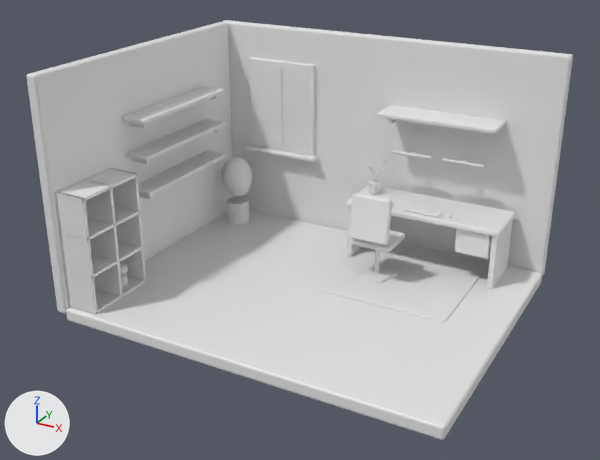
One commit to the glTF model public/3d/models/room.glb: the scene before it, then after it.
One viewpoint serves both versions: a camera (50 mm lens) standing at (4.45, -7.69, 4.69) and looking at (0.21, 0.01, 0.84). Every picture has the same lights, and +X, +Y and +Z are marked at lower left. The picture after the commit comes second. Vertices at exactly the same position are counted once.

Before the edit, the objects in view are built like this:
```python
me_room_baked = bpy.data.meshes.new('room_baked')
me_room_baked.from_pydata(...)  # 7250 vertices, 14156 faces; spans x -2.14..2.6, y -1.6..2.14, z -0.16..2.72
ob_room_baked = bpy.data.objects.new('room_baked', me_room_baked)
ob_room_baked.location = (0.0, 0.0, 0.0)
```
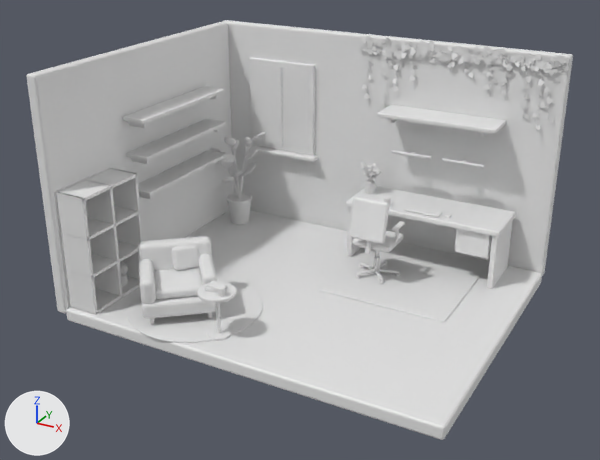
Changed parts and their boxes [x1, y1, x2, y2] in the pictures (600 x 460 px; the box of a moved part takes in the faces that stretch with it):
part 1 of me_room_baked, added: after [226, 193, 253, 204]
part 2 of me_room_baked, moved or reshaped (not visible before): after [239, 146, 247, 198]
part 3 of me_room_baked, added: after [228, 168, 239, 198]
part 4 of me_room_baked, added: after [233, 145, 239, 197]
part 5 of me_room_baked, built on: before [349, 162, 405, 283]; after [349, 35, 569, 285]
part 6 of me_room_baked, moved or reshaped: before [221, 157, 252, 225]; after [210, 132, 265, 225]
part 7 of me_room_baked, added: after [127, 236, 263, 343]

What changed in the scene script:
```text
Change me_room_baked:
    used by ob_room_baked; location = (0.0, 0.0, 0.0)
    remove me_room_baked.from_pydata(...)  # 7250 vertices, 14156 faces; spans x -2.14..2.6, y -1.6..2.14, z -0.16..2.72
    add me_room_baked.from_pydata(...)  # 17552 vertices, 29692 faces; spans x -2.14..2.6, y -1.63..2.14, z -0.16..2.76
    me_room_baked part 1: a new loose piece, a torus around z (ring radius 0.17, tube radius 0.018) spanning x -1.808..-1.432, y 1.362..1.738, z 0.342..0.378
    me_room_baked part 2: the loose piece of 16 vertices spanning x 0.35..0.4, y 1.57..1.66, z 0.92..1.16 is multiplied about its middle by the matrix ((-1.36, -2.855, -0.606), (2.906, -1.387, 0.015), (-0.274, -0.541, 3.162)), then moved by (-1.93, -0.07, -0.28)
    me_room_baked part 3: the loose piece of 16 vertices spanning x 0.4..0.47, y 1.66..1.78, z 0.92..1.19 is copied, and the copy is scaled about its middle by (-2.19, -0.876, 2.36), then moved by (-2.13, -0.22, -0.39); it spans x -1.78..-1.61, y 1.44..1.56, z 0.35..0.99
    me_room_baked part 4: the loose piece of 16 vertices spanning x 0.35..0.4, y 1.57..1.66, z 0.92..1.16 is copied, and the copy is multiplied about its middle by the matrix ((2.744, -1.741, -0.071), (1.711, 2.668, 0.719), (-0.327, -0.644, 3.169)), then moved by (-1.99, -0.13, -0.27); it spans x -1.63..-1.6, y 1.42..1.56, z 0.35..1.19
    me_room_baked part 5: 49 vertices moved within x 0.26..1.04, y 0.69..1.76, z 0.02..1.14; 981 vertices removed from x 0.26..1.06, y 0.59..1.78, z 0.02..1.19; 9217 vertices added at x -0.02..2.6, y 0.55..2.01, z 0.0..2.76
    me_room_baked part 6: 3 vertices moved within x -1.76..-1.52, y 1.48..1.62, z 0.0..0.84; 1202 vertices removed from x -1.89..-1.41, y 1.33..1.77, z 0.0..0.95; 1750 vertices added at x -1.94..-1.31, y 1.26..1.88, z 0.0..1.35
    me_room_baked part 7: 2208 vertices added at x -1.48..0.09, y -1.63..-0.07, z 0.0..0.73
    other edits to the shape of me_room_baked do not show in these pictures
```
